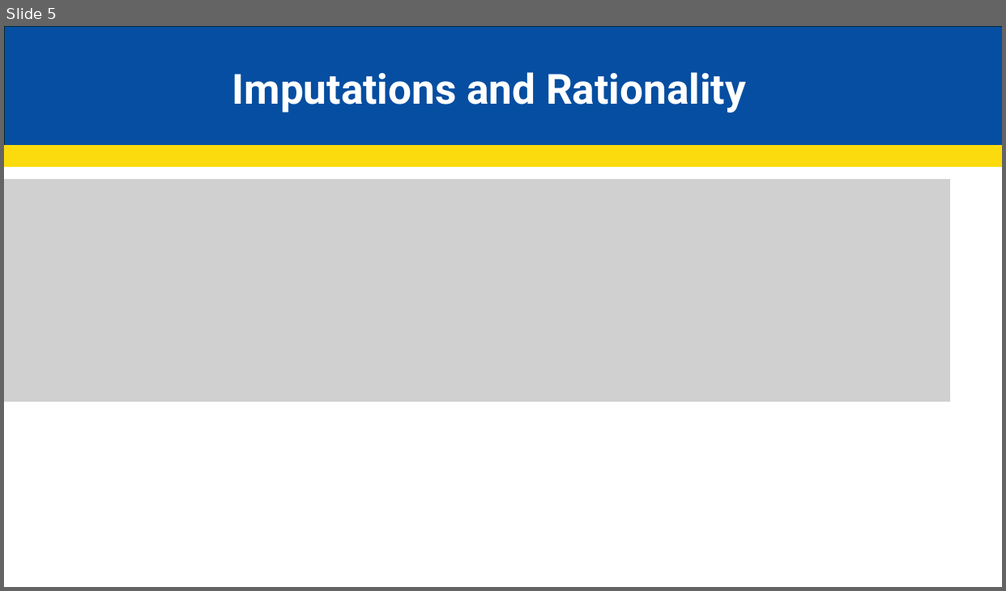
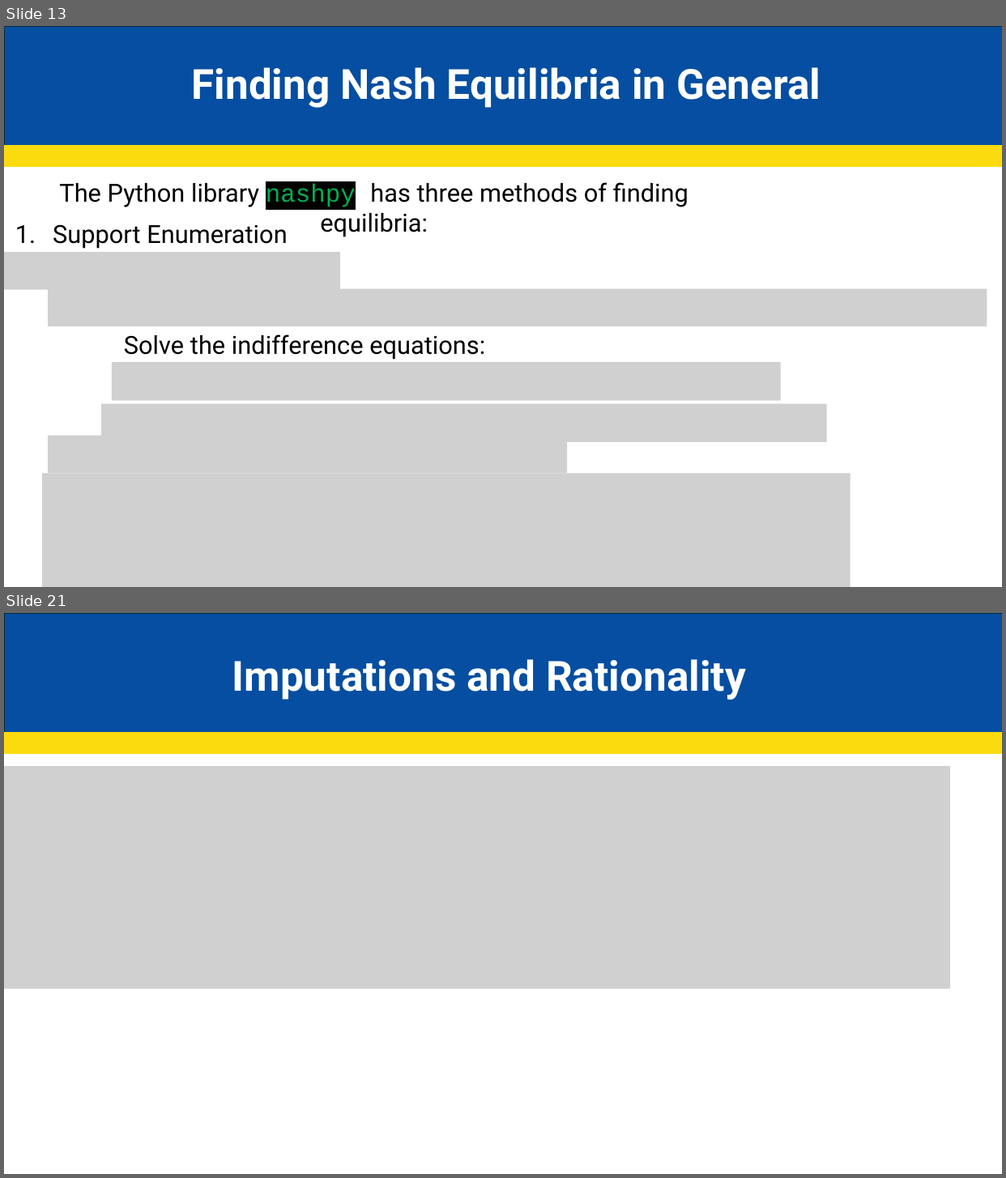
Before and after one commit to JakeCisc210/Candidacy, a slide deck: Reading Course/Presentations/Control Theory Part 1.pptx. Shown one above the other, each under a label of ours: slide 5 before the commit, slides 13 and 21 after it; the slides between them are not shown. The pictures are 1006x591 and 1006x1178 pixels, drawn with LibreOffice and Linux fonts; fonts in the diff are those of the drawing; grey boxes stand for pictures. Boxes give left, top, right and bottom in pixels: in the first picture for what was removed or moved away, otherwise in the second. Text is boxed around its words. In the diff, an @@ line names an element or a change of style, - is before the commit and + after.

```diff
--- a/Reading Course/Presentations/Control Theory Part 1.pptx
+++ b/Reading Course/Presentations/Control Theory Part 1.pptx
@@ slide 13 added at <box>4,26,1002,587</box>, background #FFFFFF @@
@@ rectangle added at <box>5,26,1002,146</box>, fill #064EA1, outline #092A39 1.5 pt @@
@@ text added at <box>192,67,820,108</box>, 40 pt, text #FFFFFF, bold @@
+Finding Nash Equilibria in General
@@ rectangle added at <box>4,146,1002,166</box>, fill #FBDB0E, outline #FBDB0E 1.5 pt @@
@@ text added at <box>59,182,688,207</box>, 24 pt, text #000000 @@
+  The Python library nashpy has three methods of finding equilibria:
@@ text added at <box>53,224,288,249</box>, 24 pt, text #000000 @@
+  1. Support Enumeration
@@ picture added at <box>4,252,340,289</box> @@
@@ picture added at <box>49,288,987,327</box> @@
@@ text added at <box>124,335,485,360</box>, 24 pt, text #000000 @@
+  Solve the indifference equations:
@@ picture added at <box>112,362,781,400</box> @@
@@ picture added at <box>101,404,827,442</box> @@
@@ picture added at <box>49,436,568,473</box> @@
@@ picture added at <box>42,474,850,587</box> @@
@@ what was slide 5 is now slide 21 @@
```
Also in this commit, not shown: 2 slides changed, 17 other slides added, 2 slides removed.
